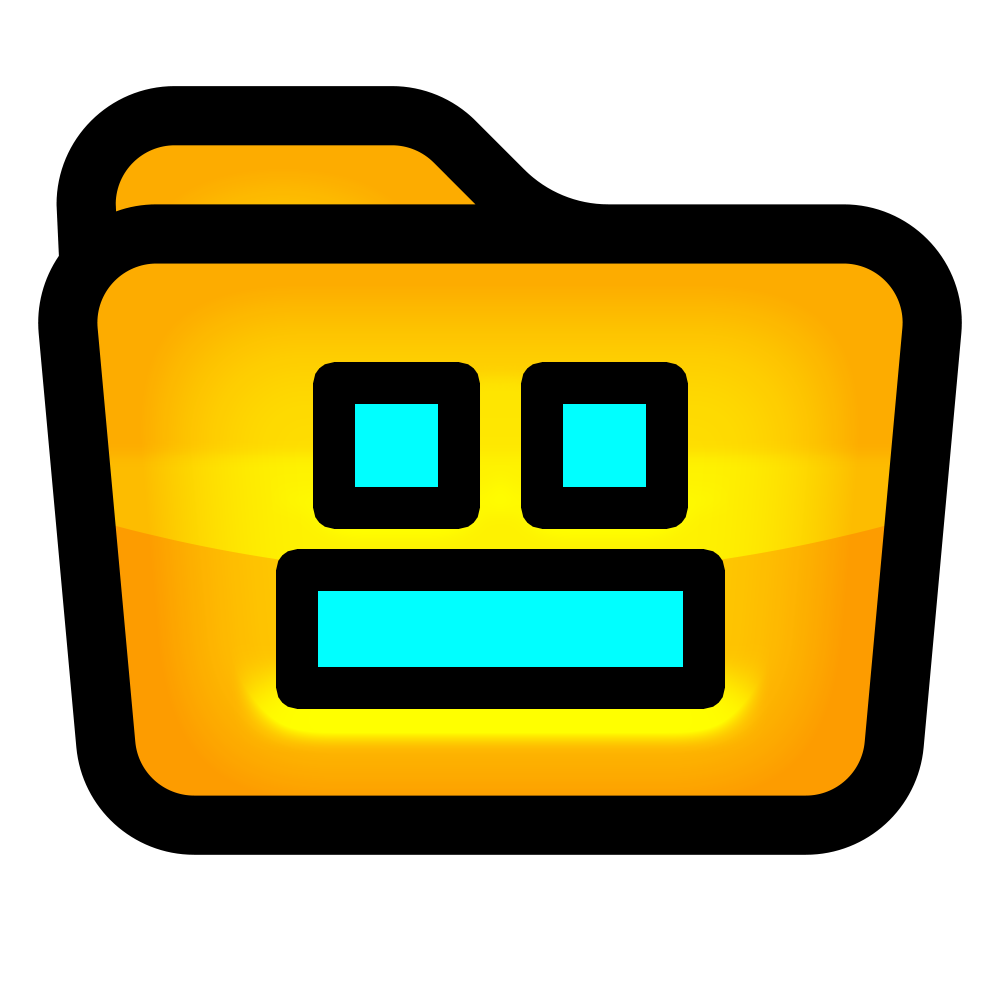
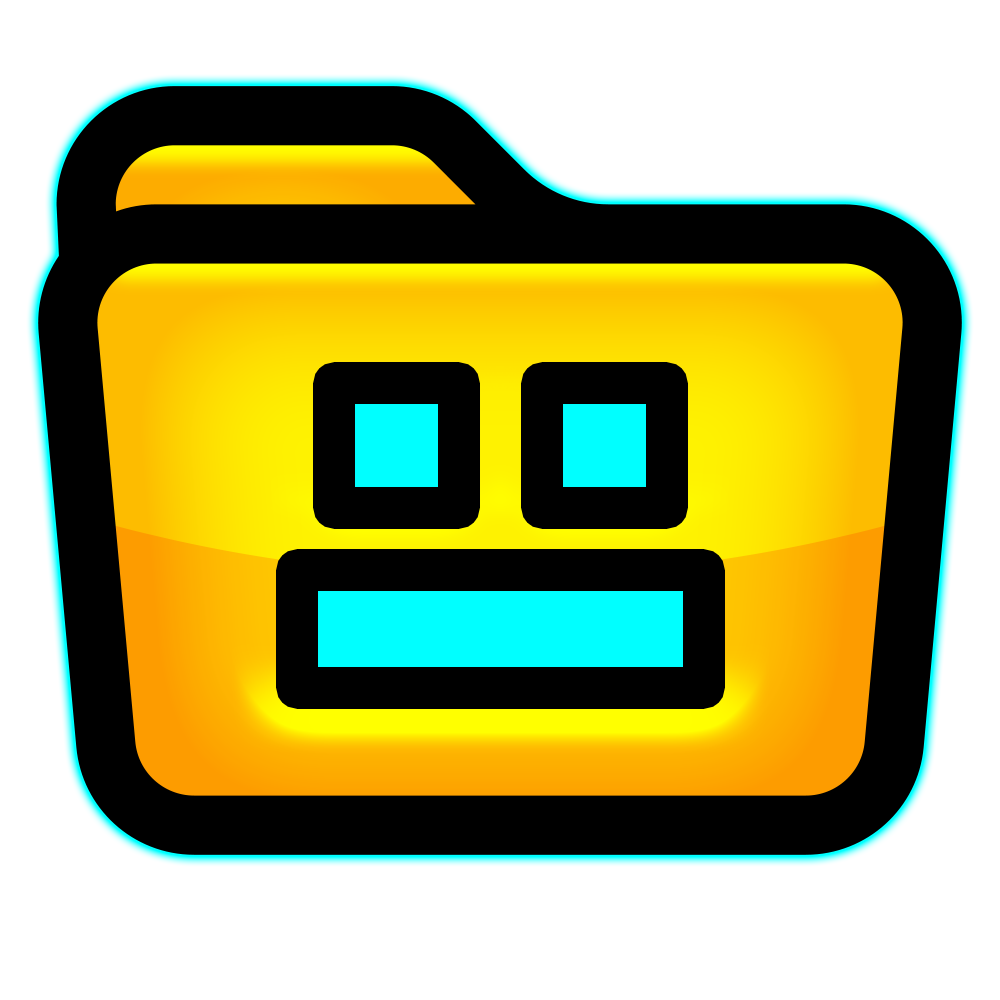
Before/after of a 1000 × 1000 layered artwork. What changed in the layer stack:
added group "Group 3" with 7 layers over 38, 74, 974, 855
moved "Group 2" into group "Group 3" over 275, 361, 726, 463
moved "folder" into group "Group 3" over 38, 86, 962, 855
moved "Ellipse 1" into group "Group 3" over 323, 361, 678, 459
moved "Rectangle 3" into group "Group 3" over 113, 822, 887, 838
moved "Rectangle 2" (1st of 2, in "Group 3") into group "Group 3" over 89, 263, 911, 838
moved "Rectangle 2" (2nd of 2, in "Group 3") into group "Group 3" over 97, 145, 486, 423
